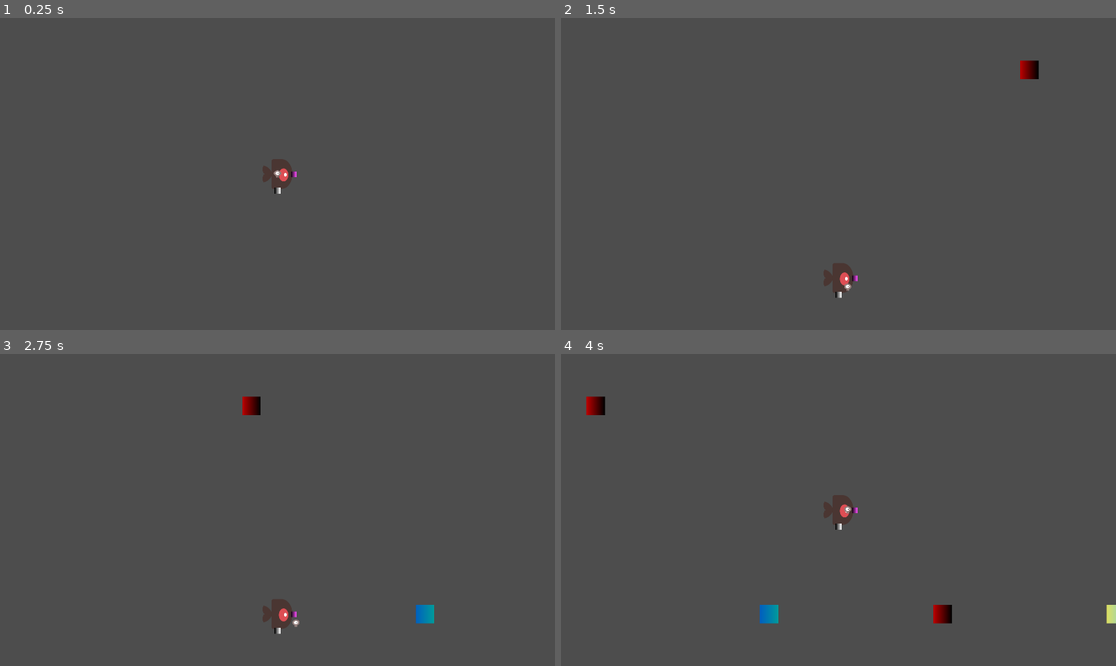
Above: before the commit, frames 1-4 (two rows, left to right).
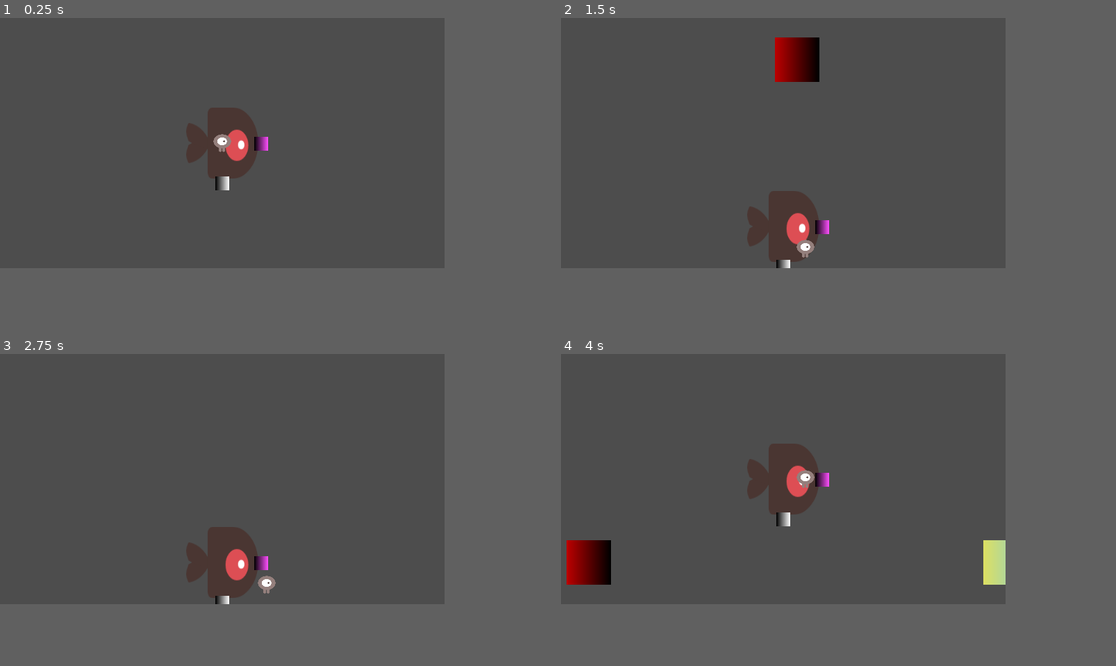
Above: after the commit, the same moments.

Repository: carlbleick/la-calori
Game: Godot game, scene res://Scenes/main.tscn
The game is run twice, just before and just after one commit, with the same random seed, the same clock (stepped at 60 frames per second) and the same inputs.
Inputs:
- Up to frame 1 (0.25 s): no input
- Up to frame 2 (1.5 s): tap Enter at 0.5 s; hold D (right) 0.53-1.28 s; hold E (interact) 0.53-1.28 s; hold S (down) from 1.28 s (still down); tap E (interact) at 1.35 s
- Up to frame 3 (2.75 s): release S (down) at 2.03 s; hold D (right) from 2.03 s (still down); hold E (interact) from 2.03 s (still down)
- Up to frame 4 (4 s): release D (right) at 2.78 s; release E (interact) at 2.78 s; hold W (up) 2.78-3.53 s; tap E (interact) at 2.85 s; hold A (left) from 3.53 s (still down); hold E (interact) from 3.53 s (still down)
In our replay, the window is 799x449 before the commit and 640x360 after it. These sizes can differ from the game's own. Grey fills any space a smaller window leaves; there, only what the larger window draws over its background counts as a difference.

The runs differ from the first frame. In frame 1, 2.7% of the frame differs, in the area x 33-54%, y 28-57%; in frame 2, 4.0%; in frame 3, 3.2%; in frame 4, 5.1%, in the area x 1-100%, y 13-87%.

Commit message:
set project window settings for pixel art

Diff:
--- a/Scenes/Tacocat.gd
+++ b/Scenes/Tacocat.gd
@@ -11,16 +11,9 @@
 @export var taco_truck: Node2D
 @export var taco_truck_sprite: Sprite2D
 
-func updateSizes():
+func _ready():
 	line_size = get_viewport().get_size().y / 3
 	tile_size = taco_truck_sprite.texture.get_height() / 3
-
-func resize():
-	updateSizes();
-
-func _ready():
-	get_tree().get_root().size_changed.connect(resize)
-	updateSizes();
 	taco_truck.position = taco_truck.position.snapped(Vector2.ONE * line_size)
 	taco_truck.position += Vector2.ONE * line_size/2
 	pass
--- a/Scripts/DummyStorage.gd
+++ b/Scripts/DummyStorage.gd
@@ -7,7 +7,7 @@
 
 
 # Called every frame. 'delta' is the elapsed time since the previous frame.
-func _process(delta):
+func _process(_delta):
 	pass
 
 
--- a/Scripts/SpaceIngredient.gd
+++ b/Scripts/SpaceIngredient.gd
@@ -5,7 +5,7 @@
 
 const SPEED = 600.0 #250.0
 
-func _physics_process(delta):
+func _physics_process(_delta):
 	# Move leftward by speed on X-axis
 	velocity = Vector2(-SPEED, 0)
 	move_and_slide()
--- a/project.godot
+++ b/project.godot
@@ -16,9 +16,13 @@
 config/icon="res://icon.svg"
 
 [display]
-window/size/viewport_width=1920
-window/size/viewport_height=1080
+
+window/size/viewport_width=640
+window/size/viewport_height=360
 window/size/mode=3
+window/stretch/mode="viewport"
+window/stretch/aspect="expand"
+window/stretch/scale_mode="integer"
 
 [input]
 
